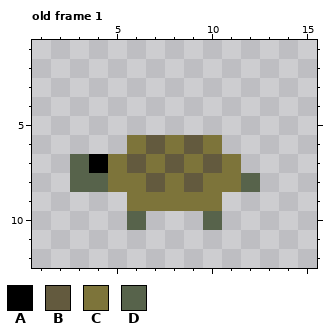
Pixel-art file -- testgame/www/assets/spritesheets/josh.aseprite. The first picture shows the starting point.
16x16 pixels, 1 frame. Shown: old frame 1: x 1..15, y 1..12. The commit also changed other frames, which this record leaves out.
Palette (. is transparent): A #000000  B #635a3e  C #7d743a  D #57634b
Pixels before, old frame 1, first column x 3:
 6 ...CBCBC..
 7 DACBCBCBC.
 8 DDCCBCBCCD
 9 ...CCCCC..
10 ...D...D..
The same view after the edit:
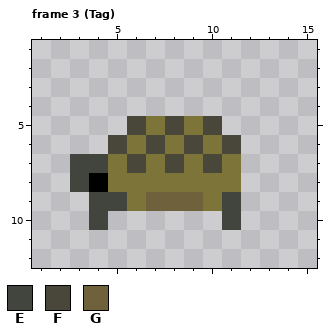
Colours new in this view: E #42453e  F #49463a  G #6e613b
A new or re-ordered frame is compared with the old frame closest to it.
The edit:
frames 1 -> 14
Changed rows in their new state; - is an unchanged pixel.
Frame 3 (Tag) is new; against old frame 1, layer "Layer 2":
first column x 3:
 5 ---FCFCF--
 6 --F-F-F-F-
 7 EE-F-F-F--
 8 EA--C-C--.
 9 -EE-GGG-E-
10 -E-.---.E-
Changed places in both pictures, as pixel boxes (x1, y1, x2, y2):
changed: (70, 116, 260, 230)
